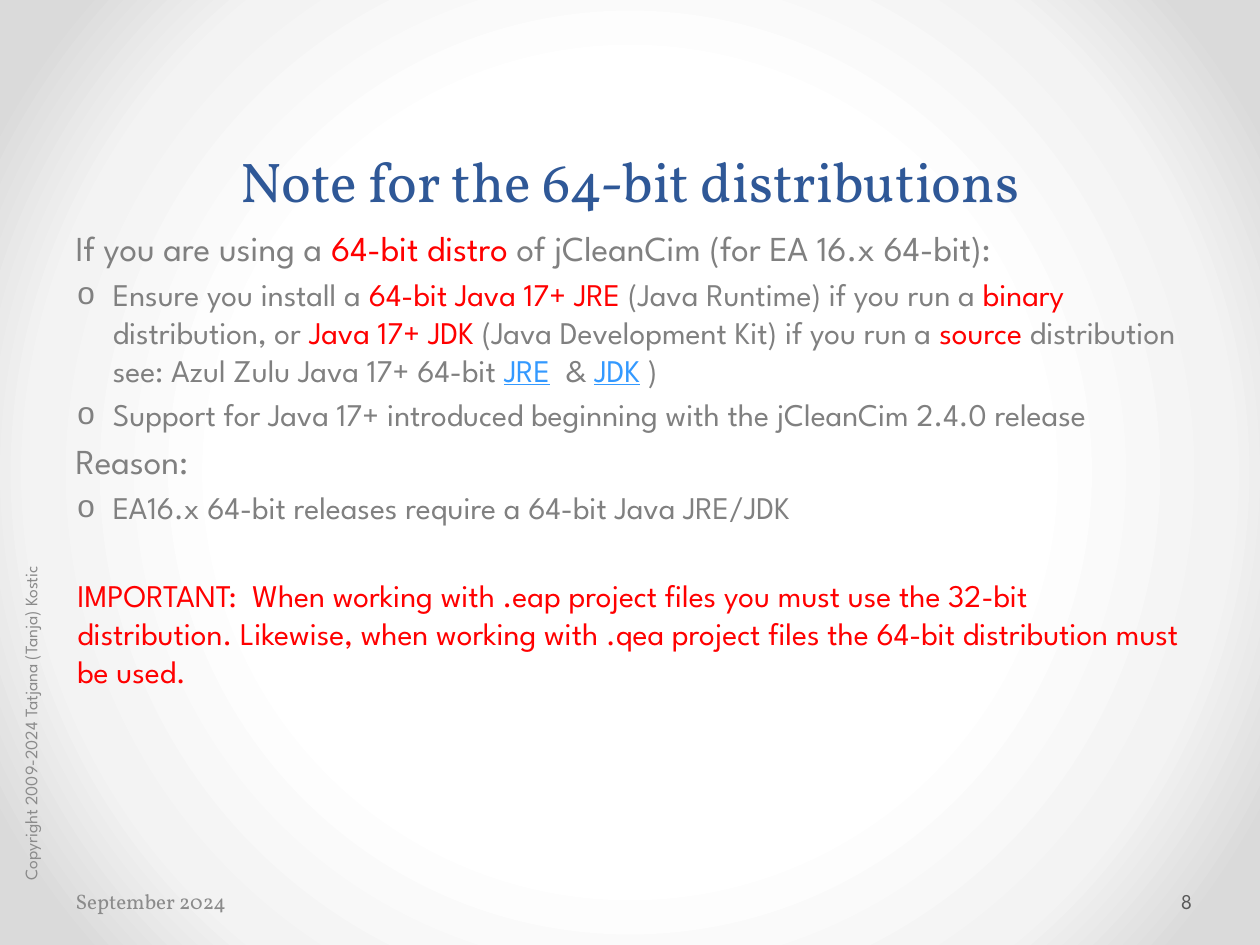
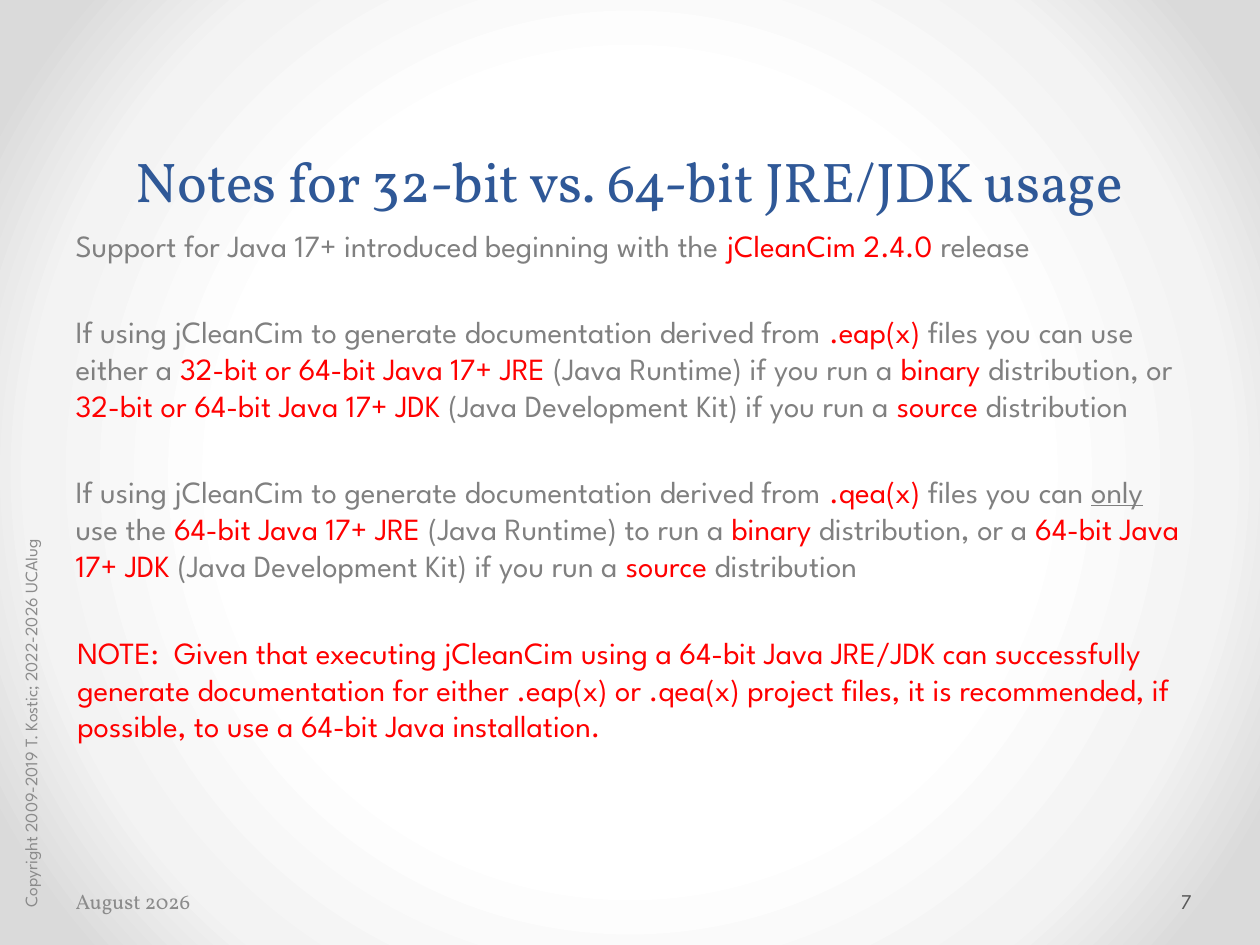
Before and after one commit to cimug-org/jCleanCim, a slide deck: slide 7 of doc/jCleanCimIntro.pptx (slide 8 before the commit). Drawn at 1260x945 pixels with LibreOffice and Linux fonts; fonts in the diff are those of the drawing. Boxes give left, top, right and bottom in pixels: in the first picture for what was removed or moved away, otherwise in the second. Text is boxed around its words. In the diff, an @@ line names an element or a change of style, - is before the commit and + after.

Commit message:
Final commit for 2.4.0 release

```diff
--- a/doc/jCleanCimIntro.pptx
+++ b/doc/jCleanCimIntro.pptx
@@ title at (x1=136, y1=162, x2=1124, y2=216): text changed @@
-Note for the 64-bit distributions
+Notes for 32-bit vs. 64-bit JRE/JDK usage
@@ text at (x1=76, y1=236, x2=1175, y2=385): paragraphs removed @@
-If you are using a 64-bit distro of jCleanCim (for EA 16.x 64-bit):
-  o Ensure you install a 64-bit Java 17+ JRE (Java Runtime) if you run a binary distribution, or Java 17+ JDK (Java Development Kit) if you run a source distribution see: Azul Zulu Java 17+ 64-bit JRE & JDK )
@@ text at (x1=76, y1=235, x2=1030, y2=264): size 18 to 17.6 pt in "Support for Java 17+ introduced beginning with ..."; text colour #808080 to #FF0000 in "jCleanCim 2.4.0"; bullet o to none; list level 2 to 1 in "Support for Java 17+ introduced ..." @@
@@ text at (x1=76, y1=321, x2=1179, y2=744): text changed; size 18 to 17.6 pt @@
-Reason:
-  o EA16.x 64-bit releases require a 64-bit Java JRE/JDK
-  IMPORTANT: When working with .eap project files you must use the 32-bit distribution. Likewise, when working with .qea project files the 64-bit distribution must be used.
+If using jCleanCim to generate documentation derived from .eap(x) files you can use either a 32-bit or 64-bit Java 17+ JRE (Java Runtime) if you run a binary distribution, or 32-bit or 64-bit Java 17+ JDK (Java Development Kit) if you run a source distribution
+If using jCleanCim to generate documentation derived from .qea(x) files you can only use the 64-bit Java 17+ JRE (Java Runtime) to run a binary distribution, or a 64-bit Java 17+ JDK (Java Development Kit) if you run a source distribution
+  NOTE: Given that executing jCleanCim using a 64-bit Java JRE/JDK can successfully generate documentation for either .eap(x) or .qea(x) project files, it is recommended, if possible, to use a 64-bit Java installation.
@@ text at (x1=17, y1=544, x2=43, y2=906): text changed @@
-Copyright 2009-2024 Tatjana (Tanja) Kostic
+Copyright 2009-2019 T. Kostic; 2022-2026 UCAIug
@@ text at (x1=76, y1=895, x2=191, y2=914): text changed @@
-September 2024
+August 2026
@@ page number at (x1=1181, y1=895, x2=1192, y2=909): text changed @@
-8
+7
```
Also in this commit, not shown: 75 other slides changed, 1 slide removed, 53 other files.
